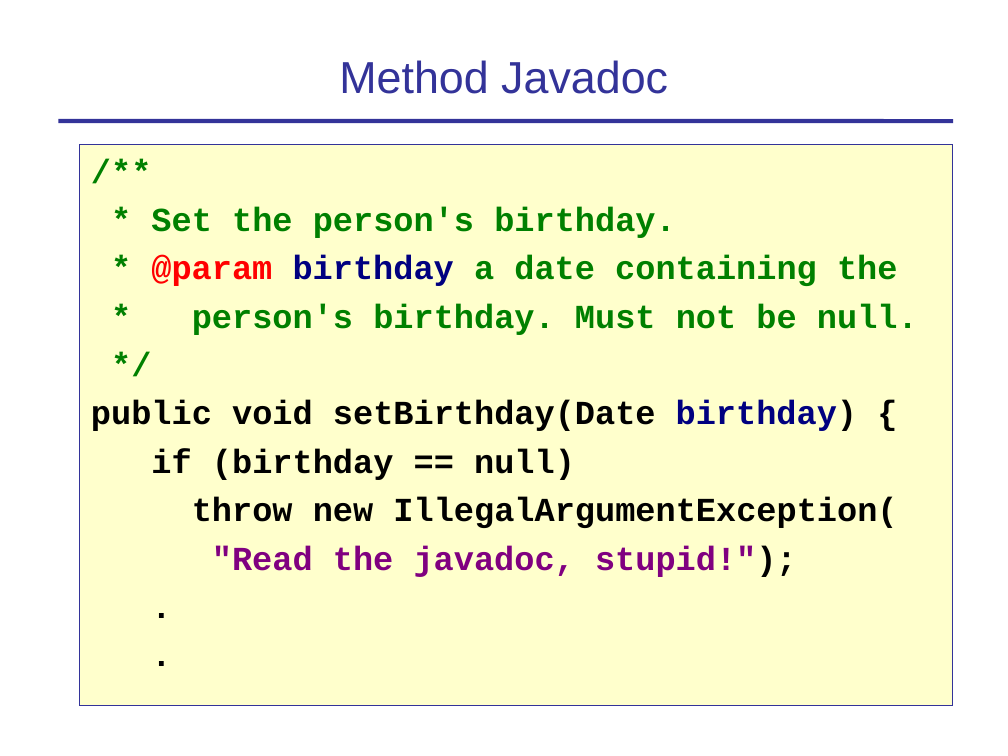
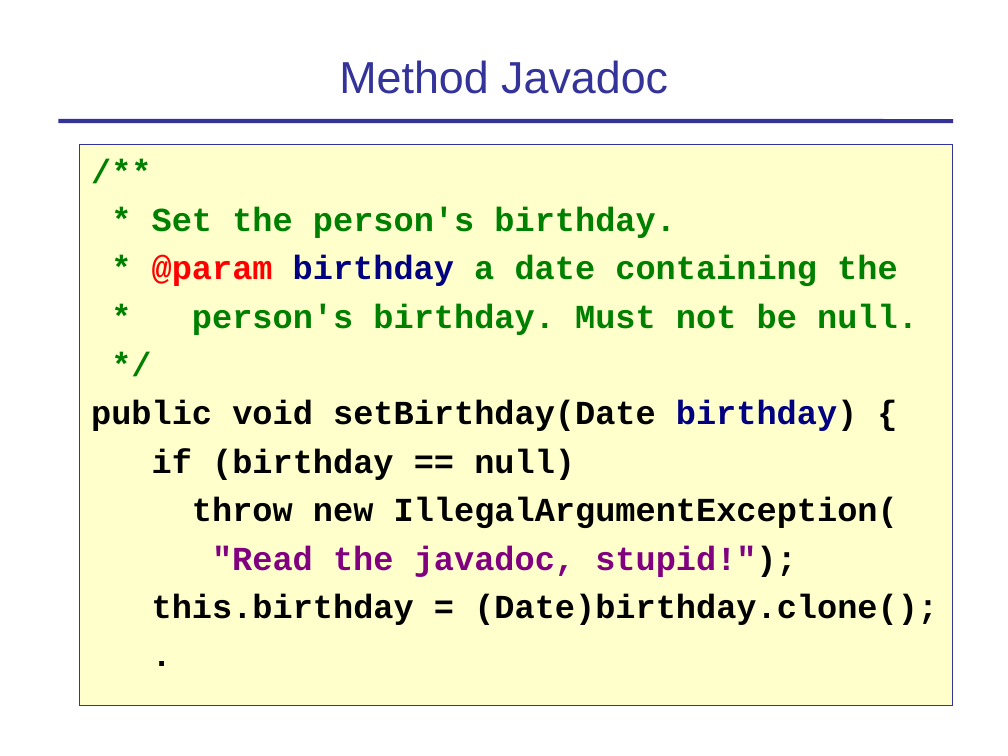
Before and after one commit to skeoop/skeoop.github.io, a slide deck: slide 6 of week1/2-Coding-Standard-and-Javadoc.ppt. Drawn at 1008x756 pixels with LibreOffice and Linux fonts; fonts in the diff are those of the drawing. Boxes give left, top, right and bottom in pixels: in the first picture for what was removed or moved away, otherwise in the second. Text is boxed around its words. In the diff, an @@ line names an element or a change of style, - is before the commit and + after.

```diff
--- a/week1/2-Coding-Standard-and-Javadoc.ppt
+++ b/week1/2-Coding-Standard-and-Javadoc.ppt
@@ text in rectangle at [80,144,953,706]: paragraph removed @@
-.
@@ text in rectangle at [152,594,938,625]: paragraph added @@
+this.birthday = (Date)birthday.clone();
```
Also in this commit, not shown: 4 other slides changed, 6 other files.
